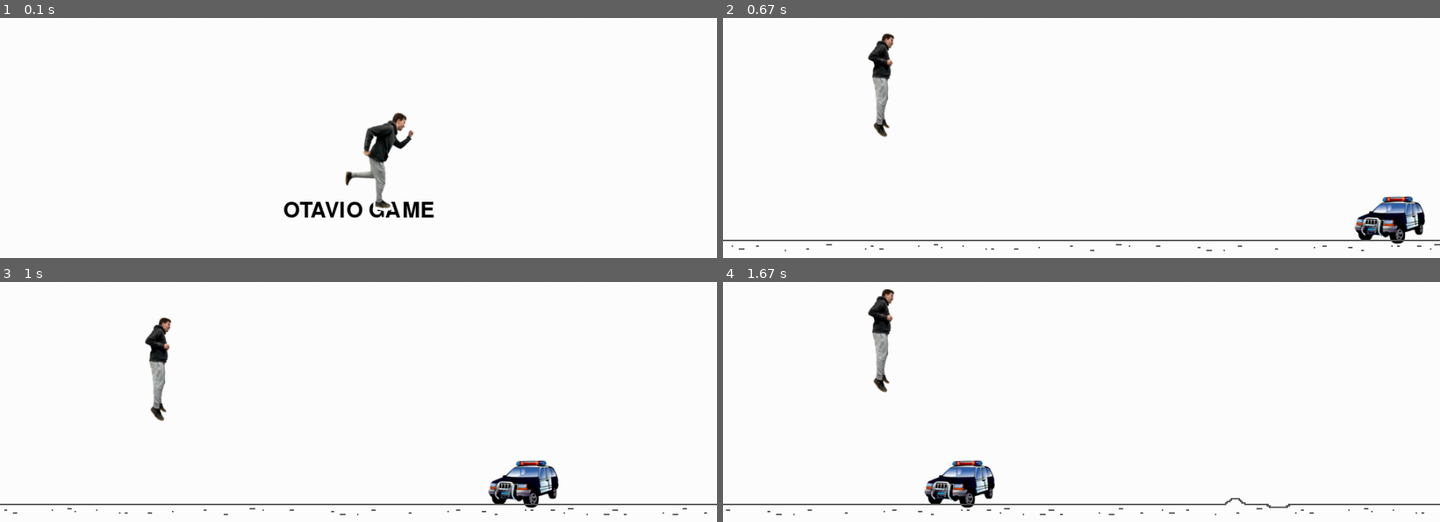
Above: before the commit, frames 1-4 (two rows, left to right).
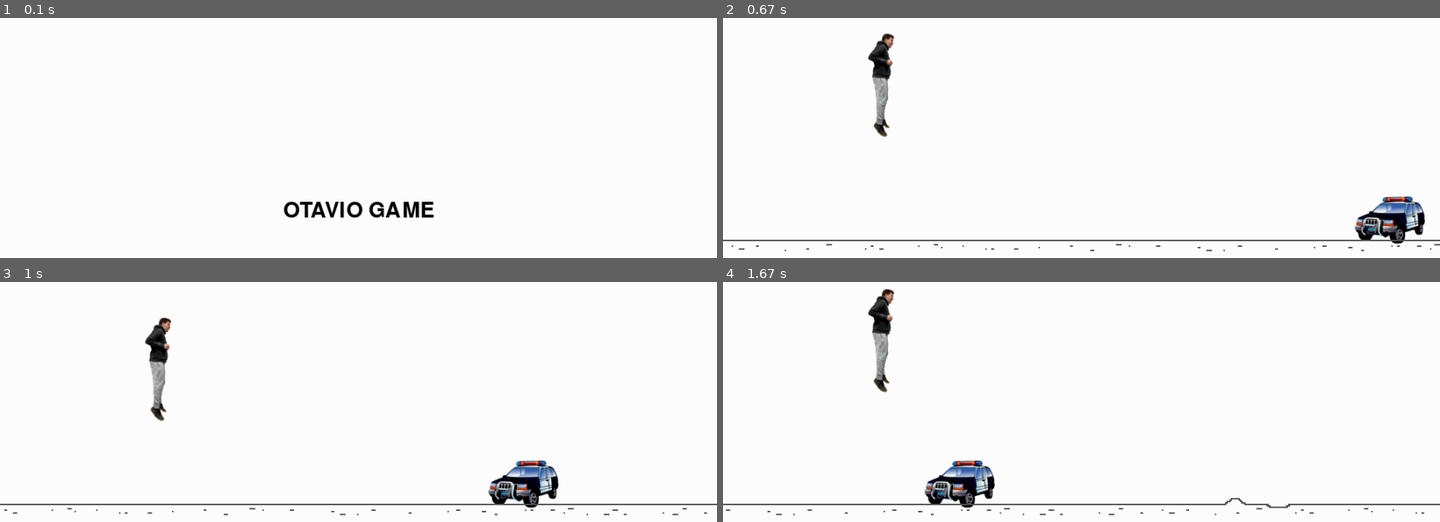
Above: after the commit, the same moments.

Repository: arthurabdo/PYGAME
Game: pygame game, started from PYGAME.py
The game is run twice, just before and just after one commit, with the same random seed, the same clock (stepped at 60 frames per second) and the same inputs.
Inputs:
- Up to frame 1 (0.1 s): no input
- Up to frame 2 (0.67 s): hold Up from 0.33 s (still down)
- Up to frame 3 (1 s): release Up at 0.8 s; hold Up from 0.83 s (still down)
- Up to frame 4 (1.67 s): release Up at 1.2 s; hold Up 1.23-1.53 s

The runs differ from the first frame. In frame 1, 1.3% of the frame differs, in the area x 48-58%, y 39-81%; in frame 2, nothing differs; in frame 3, nothing differs; in frame 4, nothing differs.

Commit message:
Alterações Finais

Diff:
--- a/PYGAME.py
+++ b/PYGAME.py
@@ -197,10 +197,10 @@
         font = pygame.font.Font('freesansbold.ttf', 30)
 
         if death_count == 0:
-            text = font.render("Precione qualquer tecla para começar", True, (0, 0, 0))
+            text = font.render("Pressione qualquer tecla para começar", True, (0, 0, 0))
             text = font.render("OTAVIO GAME", True, (0, 0, 0))
         elif death_count > 0:
-            text = font.render("Precione qualquer tecla para recomeçar", True, (0, 0, 0))
+            text = font.render("Pressione qualquer tecla para recomeçar", True, (0, 0, 0))
             score = font.render("Sua pontuação: " + str(points), True, (0, 0, 0))
             scoreRect = score.get_rect()
             scoreRect.center = (SCREEN_WIDTH // 2, SCREEN_HEIGHT // 2 + 50)
@@ -208,13 +208,12 @@
         textRect = text.get_rect()
         textRect.center = (SCREEN_WIDTH // 2, SCREEN_HEIGHT // 2)
         SCREEN.blit(text, textRect)
-        SCREEN.blit(CORRER[0], (SCREEN_WIDTH // 2 - 20, SCREEN_HEIGHT // 2 - 140))
         pygame.display.update()
         for event in pygame.event.get():
             if event.type == pygame.QUIT:
                 run = False
             if event.type == pygame.KEYDOWN:
                 GAME()
-
+    pygame.quit()
 
 menu(death_count=0)
--- /dev/null
+++ b/assets.py
@@ -0,0 +1,28 @@
+import pygame
+import os
+from config import IMG_DIR, SND_DIR, FNT_DIR, SCREEN_WIDTH, SCREEN_HEIGHT
+
+BG = 'Chao'
+CORRER = ['OtavioRun1', 'OtavioRun2']
+PULAR = 'OtavioJump'
+BAFOMETRO = ['Bafometro', 'policia', 'agua']
+QUATA = 'logoQuata'
+def load_assets():
+    assets = {}
+    assets[BG] = pygame.image.load(os.path.join("images", "Chao.png"))
+    assets[CORRER] = [pygame.image.load(os.path.join("images", "OtavioRun1.png")),
+           pygame.image.load(os.path.join("images", "OtavioRun2.png"))]
+    assets[PULAR] = pygame.image.load(os.path.join("images", "OtavioJump.png"))
+    assets[BAFOMETRO] = [pygame.image.load(os.path.join("images", "Bafometro.png")),
+            pygame.image.load(os.path.join("images", "policia.png")),
+            pygame.image.load(os.path.join("images", "agua.png"))]
+    assets[QUATA] = pygame.image.load(os.path.join("images", "logoQuata.png"))
+    run_anim = []
+    for i in range(2):
+        filename = os.path.join(IMG_DIR, 'OtavioRun1{}.png'.format(i))
+        img = pygame.image.load(filename).convert()
+        run_anim.append(img)
+    assets[RUN_ANIM] = run_anim
+
+    #carrega sons:
+    pygame.mixer.music.load(os.path.join(SND_DIR))
--- /dev/null
+++ b/config.py
@@ -0,0 +1,16 @@
+from os import path
+
+#pastas com figuras e sons:
+IMG_DIR = path.join(path.dirname(__file__), 'assets', 'images')
+SND_DIR = path.join(path.dirname(__file__), 'assets', 'snd')
+FNT_DIR = path.join(path.dirname(__file__), 'assets', 'fnt')
+
+#dados gerais do jogo:
+SCREEN_HEIGHT = 700
+SCREEN_WIDTH = 1000
+FPS = 60
+
+#estados para controle do fluxo da aplicação:
+INIT = 0
+GAME = 1
+QUIT = 2
